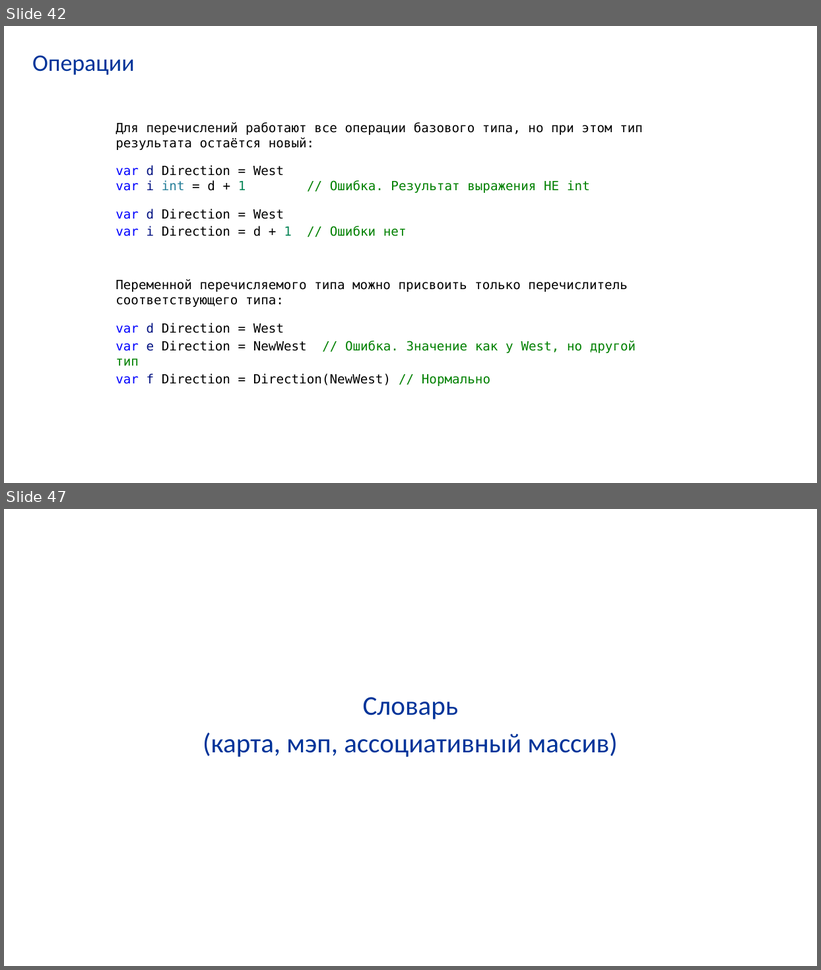
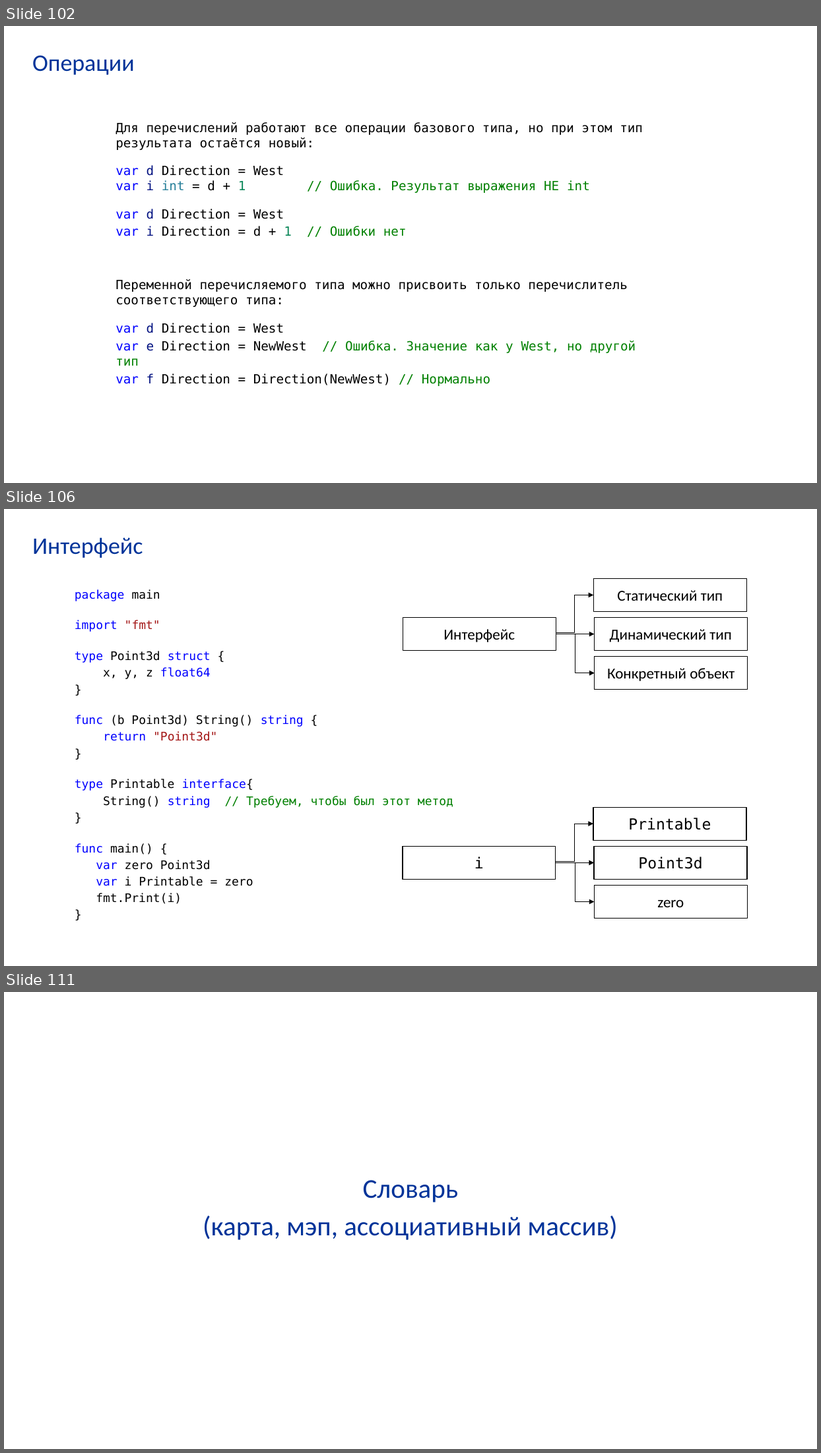
Before and after one commit to VladimirChabanov/alg_and_prog_2025, a slide deck: 01_lectures/lecture_06/presentation_go.pptx. Shown one above the other, each under a label of ours: slides 42 and 47 before the commit, slides 102, 106 and 111 after it; the slides between them are not shown. The pictures are 821x970 and 821x1453 pixels, drawn with LibreOffice and Linux fonts; fonts in the diff are those of the drawing. Boxes give left, top, right and bottom in pixels: in the first picture for what was removed or moved away, otherwise in the second. Text is boxed around its words. In the diff, an @@ line names an element or a change of style, - is before the commit and + after.

```diff
--- a/01_lectures/lecture_06/presentation_go.pptx
+++ b/01_lectures/lecture_06/presentation_go.pptx
@@ slide 106 added at (4,509,817,966), background #FFFFFF @@
@@ title added at (32,537,143,558), 28 pt, text #003399 @@
+Интерфейс
@@ rectangle added at (594,578,747,611), fill #FFFFFF, outline #000000 1 pt, 18 pt, text #000000 @@
+Статический тип
@@ text added at (75,590,453,904), 14 pt, text #000000 @@
+package main
+import "fmt"
+type Point3d struct {
+x, y, z float64
+}
+func (b Point3d) String() string {
+return "Point3d"
+}
+type Printable interface{
+String() string // Требуем, чтобы был этот метод
+}
+func main() {
+var zero Point3d
+var i Printable = zero
+fmt.Print(i)
+}
@@ elbow arrow added from (556, 633) to (594, 595), #000000 0.75 pt @@
@@ rectangle added at (403,618,556,650), fill #FFFFFF, outline #000000 1 pt, 18 pt, text #000000 @@
+Интерфейс
@@ rectangle added at (595,618,748,650), fill #FFFFFF, outline #000000 1 pt, 18 pt, text #000000 @@
+Динамический тип
@@ arrow added from (556, 634) to (595, 634), #000000 0.75 pt @@
@@ elbow arrow added from (556, 634) to (595, 673), #000000 0.75 pt @@
@@ rectangle added at (595,657,748,690), fill #FFFFFF, outline #000000 1 pt, 18 pt, text #000000 @@
+Конкретный объект
@@ elbow arrow added from (556, 861) to (594, 824), #000000 0.75 pt @@
@@ rectangle added at (594,807,747,840), fill #FFFFFF, outline #000000 1 pt, 18 pt, text #000000 @@
+Printable
@@ rectangle added at (403,846,556,879), fill #FFFFFF, outline #000000 1 pt, 18 pt, text #000000 @@
+i
@@ arrow added from (556, 863) to (595, 863), #000000 0.75 pt @@
@@ elbow arrow added from (556, 863) to (595, 902), #000000 0.75 pt @@
@@ rectangle added at (595,846,748,879), fill #FFFFFF, outline #000000 1 pt, 18 pt, text #000000 @@
+Point3d
@@ rectangle added at (595,885,748,918), fill #FFFFFF, outline #000000 1 pt, 18 pt, text #000000 @@
+zero
@@ what was slide 42 is now slide 102 @@
@@ what was slide 47 is now slide 111 @@
```
Also in this commit, not shown: 7 slides changed, 76 other slides added, 2 other files.
